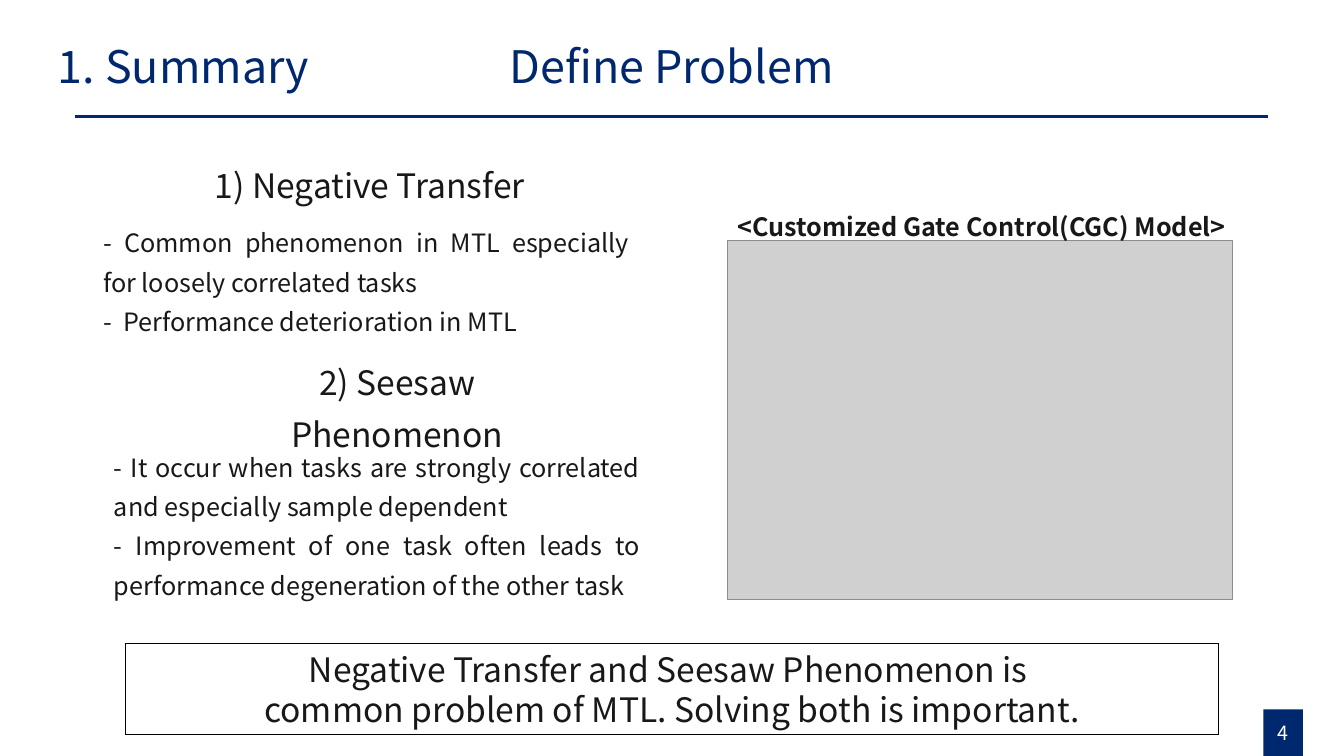
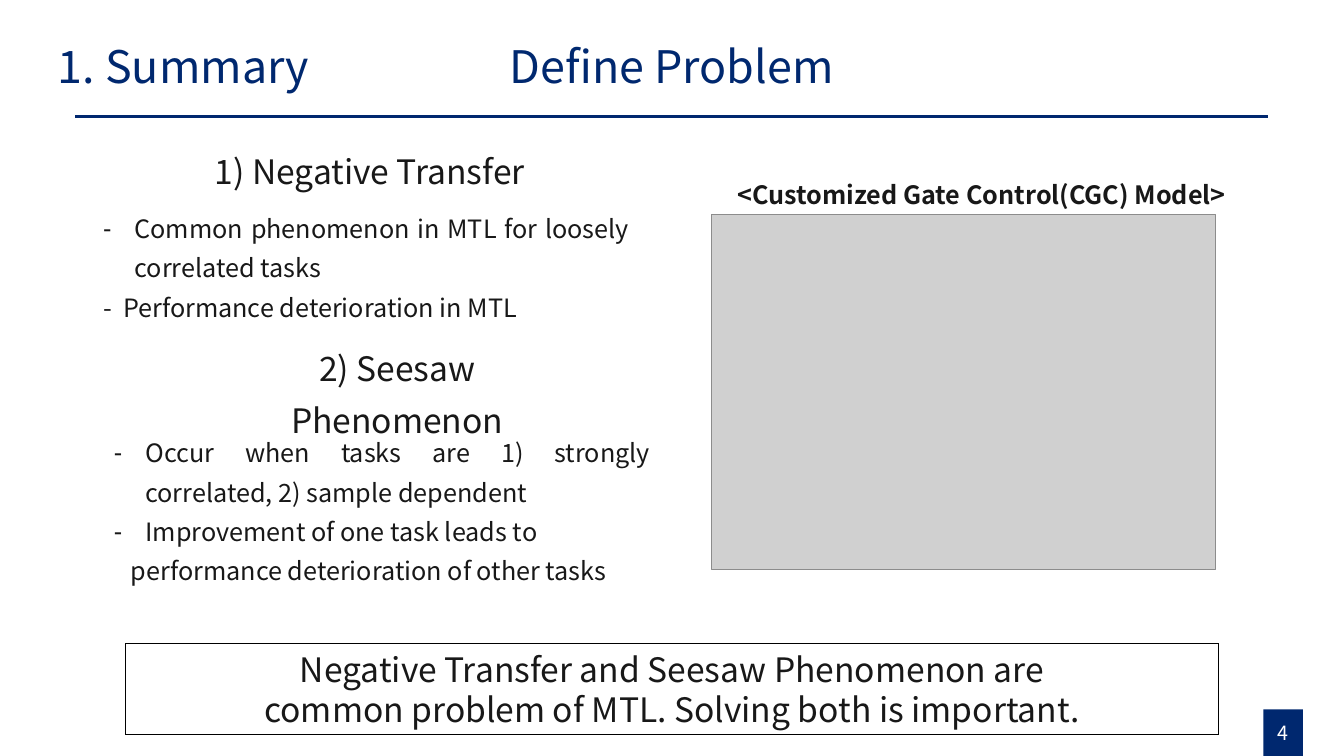
Before and after one commit to gusrn0505/TIL, a slide deck: slide 4 of [PPTPLUG]PP-151/RecSys 발표 준비_강현구.pptx. Drawn at 1344x756 pixels with LibreOffice and Linux fonts; fonts in the diff are those of the drawing; grey boxes stand for pictures. Boxes give left, top, right and bottom in pixels: in the first picture for what was removed or moved away, otherwise in the second. Text is boxed around its words. In the diff, an @@ line names an element or a change of style, - is before the commit and + after.

```diff
--- a/[PPTPLUG]PP-151/RecSys 발표 준비_강현구.pptx
+++ b/[PPTPLUG]PP-151/RecSys 발표 준비_강현구.pptx
@@ text "<Customized Gate Control(CGC) Model>": place and size @@
-text "<Customized Gate Control(CGC) Model>" at [737, 215, 1226, 242]
+text "<Customized Gate Control(CGC) Model>" at [737, 183, 1226, 209]
@@ 3 texts: place and size @@
-3 texts at [103, 170, 629, 448]
+3 texts at [123, 156, 629, 443]
@@ text at [135, 217, 629, 278]: text changed @@
-- Common phenomenon in MTL especially for loosely correlated tasks
+– Common phenomenon in MTL for loosely correlated tasks
@@ picture: place and size @@
-picture at [728, 240, 1233, 599]
+picture at [712, 214, 1216, 569]
@@ text at [131, 441, 650, 586]: text changed @@
-- It occur when tasks are strongly correlated and especially sample dependent
-- Improvement of one task often leads to performance degeneration of the other task
+– Occur when tasks are 1) strongly correlated, 2) sample dependent
+– Improvement of one task leads to
+performance deterioration of other tasks
@@ text in rectangle at [300, 655, 1044, 691]: text changed @@
-Negative Transfer and Seesaw Phenomenon is
+Negative Transfer and Seesaw Phenomenon are
```
Also in this commit, not shown: 2 other slides changed, 2 slides added, 3 other files.
